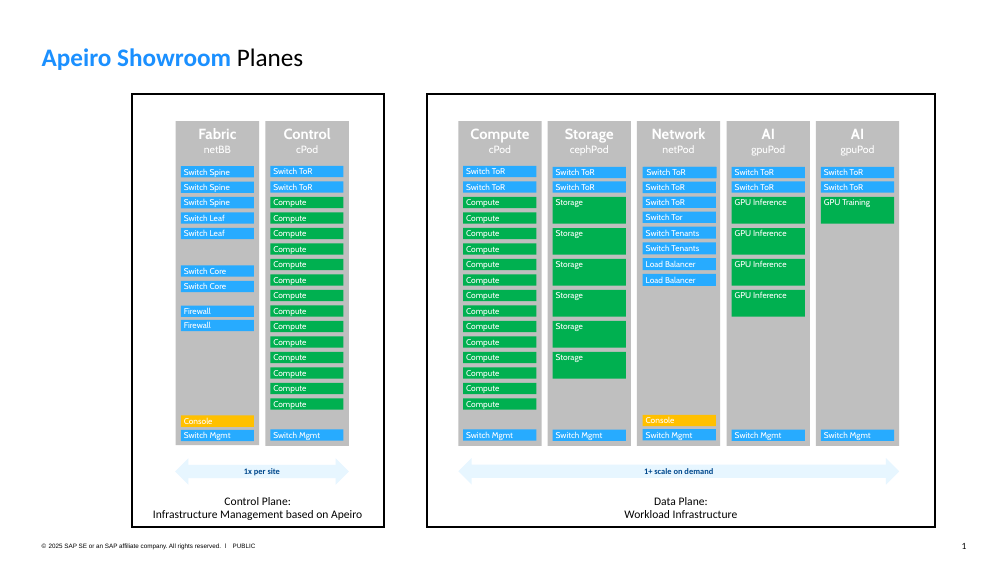
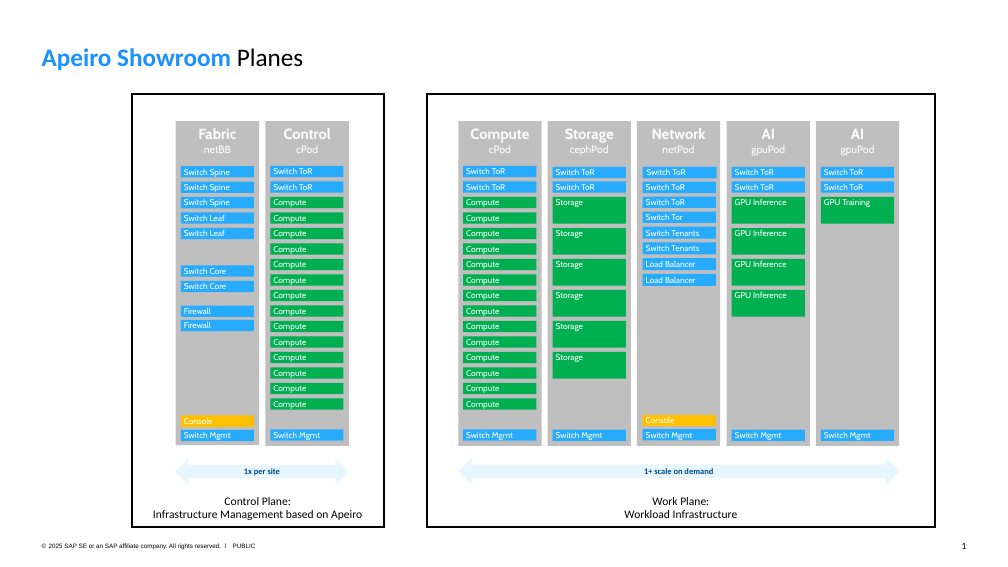
Before and after one commit to apeirora/documentation, a slide deck: slide 1 of public/showroom/showroom-layout.pptx. Drawn at 1008x567 pixels with LibreOffice and Linux fonts; fonts in the diff are those of the drawing. Boxes give left, top, right and bottom in pixels: in the first picture for what was removed or moved away, otherwise in the second. Text is boxed around its words. In the diff, an @@ line names an element or a change of style, - is before the commit and + after.

```diff
--- a/public/showroom/showroom-layout.pptx
+++ b/public/showroom/showroom-layout.pptx
@@ text in rectangle at box(624, 497, 738, 518): text changed @@
-Data Plane:
-Workload Infrastructure
+Work Plane:
+Workload Infrastructure
```
Also in this commit, not shown: 10 other files.
